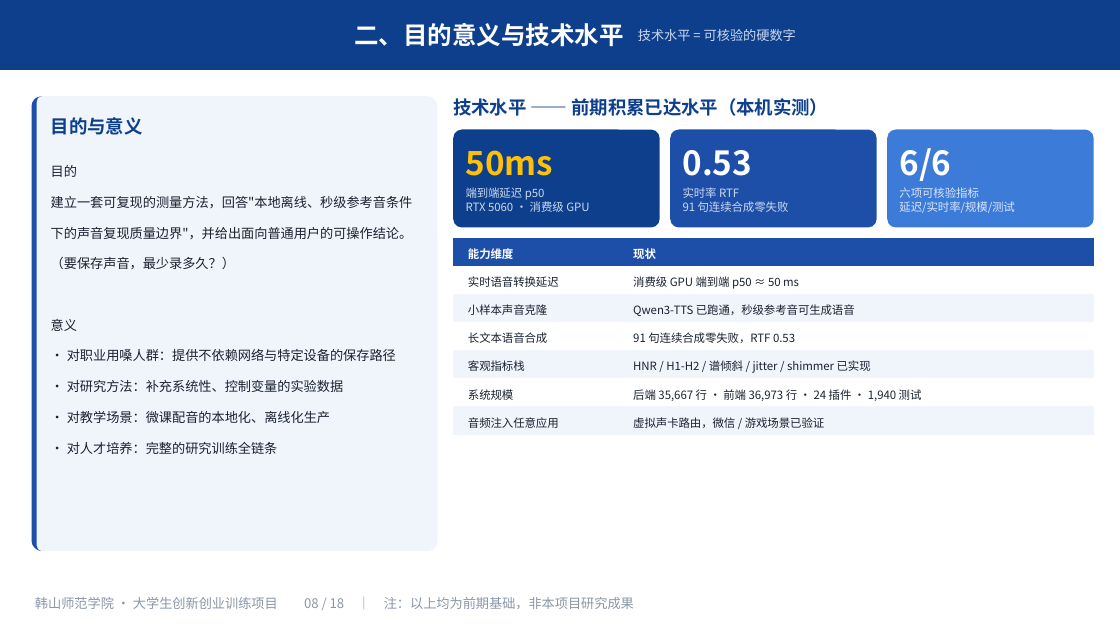
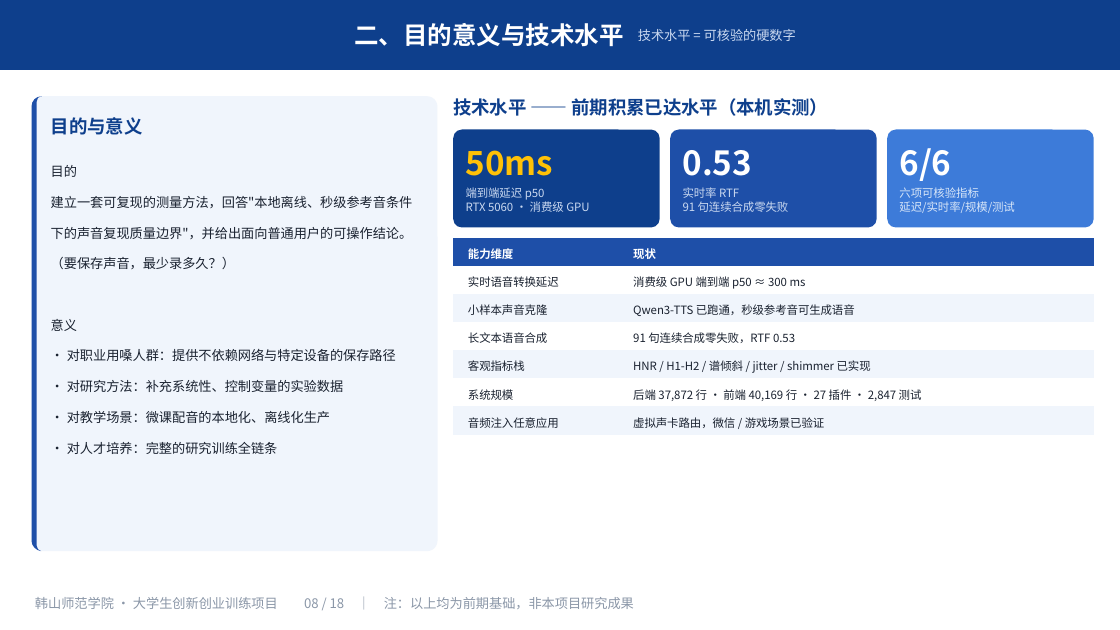
Before and after one commit to mouxu66/voice-morph, a slide deck: slide 8 of docs/大创申报-2026-10/大创申报PPT.pptx. Drawn at 1120x630 pixels with LibreOffice and Linux fonts; fonts in the diff are those of the drawing. Boxes give left, top, right and bottom in pixels: in the first picture for what was removed or moved away, otherwise in the second. Text is boxed around its words. In the diff, an @@ line names an element or a change of style, - is before the commit and + after.

Commit message:
docs(dachuang): 申报材料全量对齐 2026-10-05 口径 + 补入四项新能力
规模重算（口径：m2_server/**/*.py 排除 tests；web/src/**/*.{ts,tsx}）：
- 后端 35,667 → 37,872 行；前端 36,973 → 40,169 行
- 测试 1,940 → 2,847（后端 2,422 + 前端 425，149 个文件）
- 插件 24 → 27；路由 33 → 36 模块 / 195 → 219 端点
- 评测引擎 848 行 + 68 测试 → 1559 行 + 99 测试
- 声音档案存储与门禁 753+289 → 1,187+404

口径修正（此前自相矛盾）：
- 「端到端 p50 ≈ 50 ms」→「≈ 300 ms」；50 ms 实为单块推理，端到端是
  ASR+克隆+声码三段之和，一页纸/PPT/申报书三处统一

内容补入（对齐 01-申报书正文.md）：
- 申报书 docx：既有能力表 +3 行（纵向随访 / 溯源水印 / 讲稿录课）、
  4.2 结论表 +4 条（5 主观听测可平台化、6 可溯源标识、7 长期跟随、
  8 讲稿逐页转旁白）、诚信声明 +1 条（不夸大技术能力）、
  合规层补 AudioSeal 水印来源、全链路验证补 99 个新增用例说明
- PPT 重出 19 页，PDF 同步；申报书 docx 重出 23 页，PDF 同步
- 保留「24 名听测被试 / 24 名听测者」不变（研究设计人数，非插件数）

核验：test_docs_freshness / test_docs_references / test_plugin_switch
共 67 项全绿。

```diff
--- a/docs/大创申报-2026-10/大创申报PPT.pptx
+++ b/docs/大创申报-2026-10/大创申报PPT.pptx
@@ table at (454, 238, 1095, 432) @@
-row 2, column 2: 消费级 GPU 端到端 p50 ≈ 50 ms
+row 2, column 2: 消费级 GPU 端到端 p50 ≈ 300 ms
-row 6, column 2: 后端 35,667 行 · 前端 36,973 行 · 24 插件 · 1,940 测试
+row 6, column 2: 后端 37,872 行 · 前端 40,169 行 · 27 插件 · 2,847 测试
```
Also in this commit, not shown: 3 other slides changed, 12 other files.
